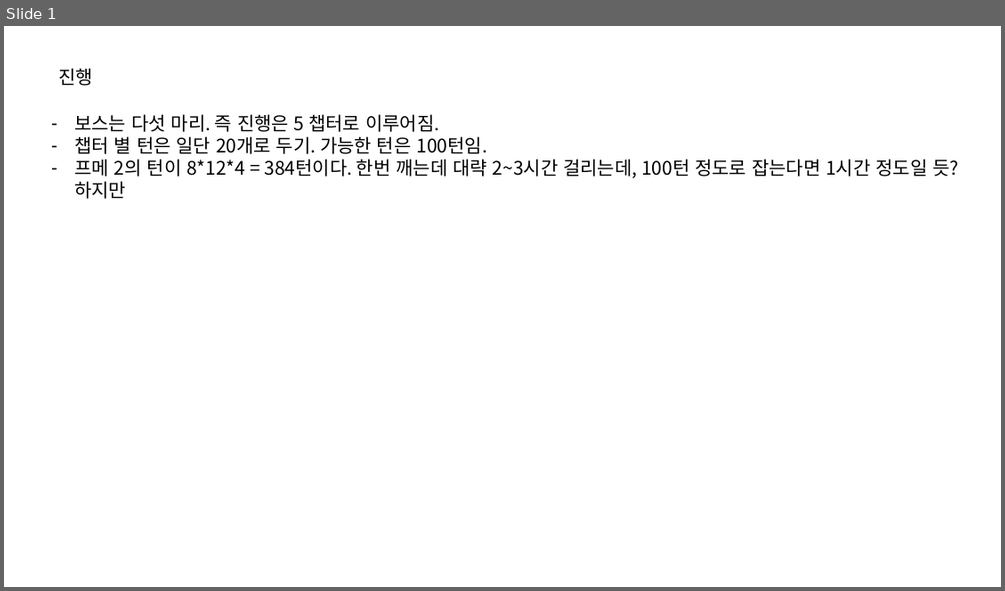
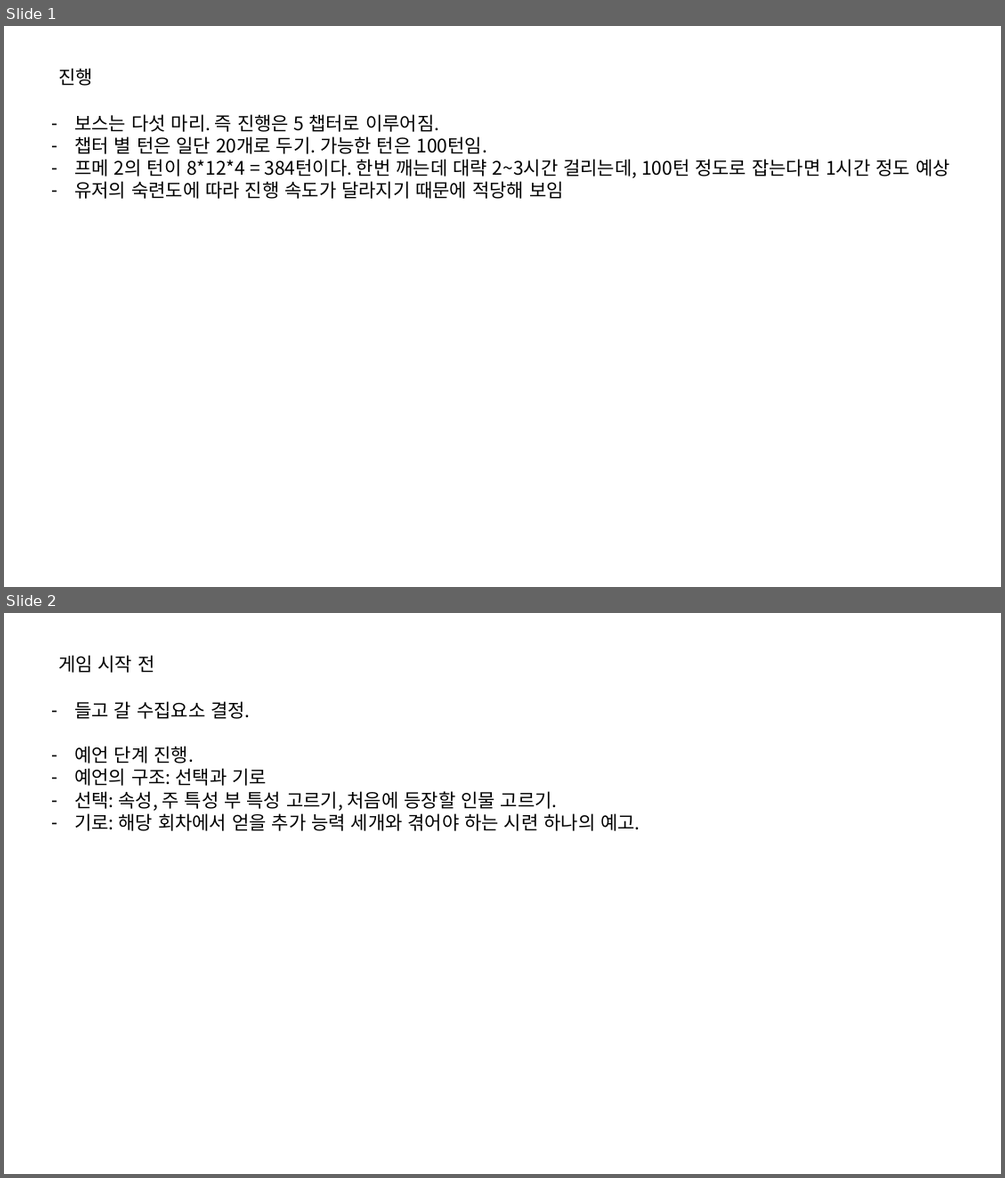
Before and after one commit to IdfKLeh/capstone, a slide deck: 플롯.pptx. Shown one above the other, each under a label of ours: slide 1 before the commit, slides 1 and 2 after it. The pictures are 1005x591 and 1005x1178 pixels, drawn with LibreOffice and Linux fonts; fonts in the diff are those of the drawing. Boxes give left, top, right and bottom in pixels: in the first picture for what was removed or moved away, otherwise in the second. Text is boxed around its words. In the diff, an @@ line names an element or a change of style, - is before the commit and + after.

Commit message:
추가중

```diff
--- a/플롯.pptx
+++ b/플롯.pptx
@@ slide 2 added at (x1=4, y1=613, x2=1001, y2=1174), background #FFFFFF @@
@@ text added at (x1=58, y1=655, x2=154, y2=673), 18 pt, text #000000 @@
+게임 시작 전
@@ text added at (x1=74, y1=701, x2=640, y2=831), 18 pt, text #000000 @@
+– 들고 갈 수집요소 결정.
+– 예언 단계 진행.
+– 예언의 구조: 선택과 기로
+– 선택: 속성, 주 특성 부 특성 고르기, 처음에 등장할 인물 고르기.
+– 기로: 해당 회차에서 얻을 추가 능력 세개와 겪어야 하는 시련 하나의 예고.
@@ slide 1 changed as well @@
@@ text at (x1=74, y1=159, x2=950, y2=199): text changed @@
-– 프메 2의 턴이 8*12*4 = 384턴이다. 한번 깨는데 대략 2~3시간 걸리는데, 100턴 정도로 잡는다면 1시간 정도일 듯? 하지만
+– 프메 2의 턴이 8*12*4 = 384턴이다. 한번 깨는데 대략 2~3시간 걸리는데, 100턴 정도로 잡는다면 1시간 정도 예상
+– 유저의 숙련도에 따라 진행 속도가 달라지기 때문에 적당해 보임
```
Also in this commit, not shown: 1 other slide added, 3 other files.
